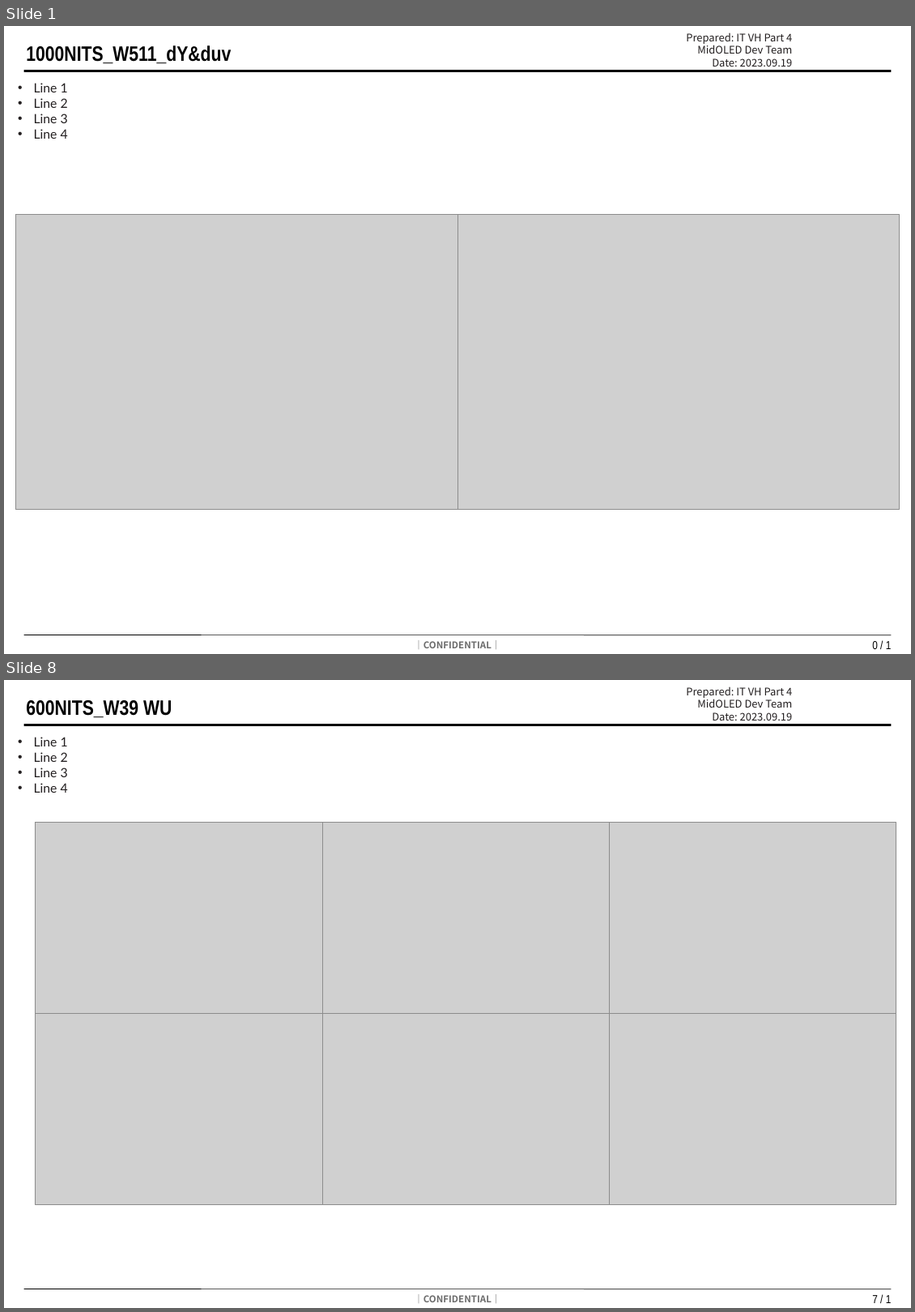
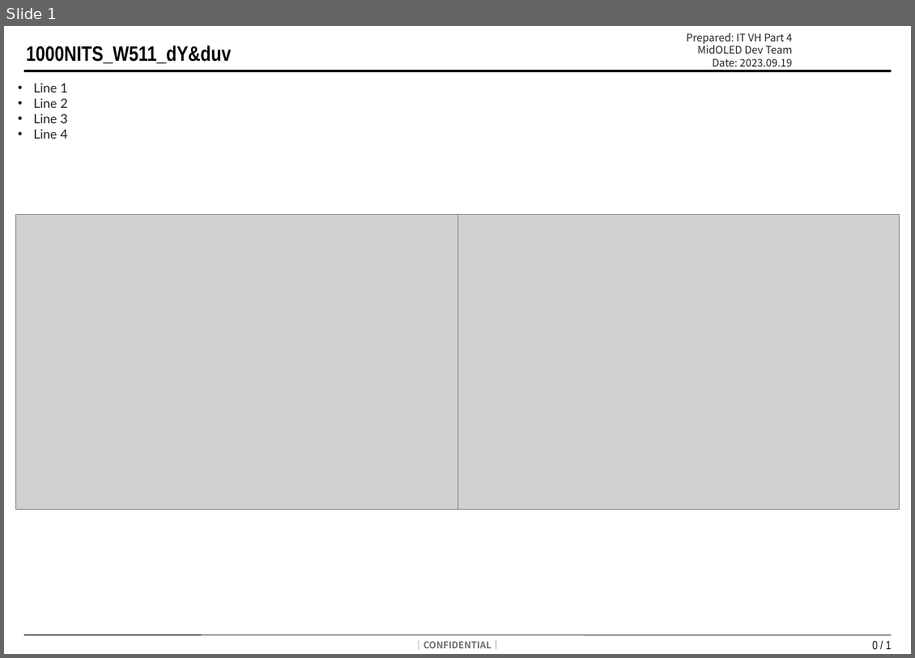
Before and after one commit to kdt89/py_PUC_Boxplot, a slide deck: Template_Report.pptx. Shown one above the other, each under a label of ours: slides 1 and 8 before the commit, slide 1 after it; the slides between them are not shown. The pictures are 915x1312 and 915x658 pixels, drawn with LibreOffice and Linux fonts; fonts in the diff are those of the drawing; grey boxes stand for pictures; background and template pictures are left out. Boxes give left, top, right and bottom in pixels: in the first picture for what was removed or moved away, otherwise in the second. Text is boxed around its words. In the diff, an @@ line names an element or a change of style, - is before the commit and + after.

```diff
--- a/Template_Report.pptx
+++ b/Template_Report.pptx
@@ slide 8 removed at (4, 680, 911, 1308), background #FFFFFF; not listed: 4 template elements that a slide beside it also shows @@
@@ text removed at (26, 700, 172, 717) @@
-600NITS_W39 WU
@@ text removed at (686, 686, 793, 720) @@
-Prepared: IT VH Part 4
-MidOLED Dev Team
-Date: 2023.09.19
@@ text removed at (34, 737, 68, 793) @@
-• Line 1
-• Line 2
-• Line 3
-• Line 4
@@ group removed at (36, 823, 897, 1205): 6 pictures @@
```
Also in this commit, not shown: 23 other slides removed, 24 other files.
